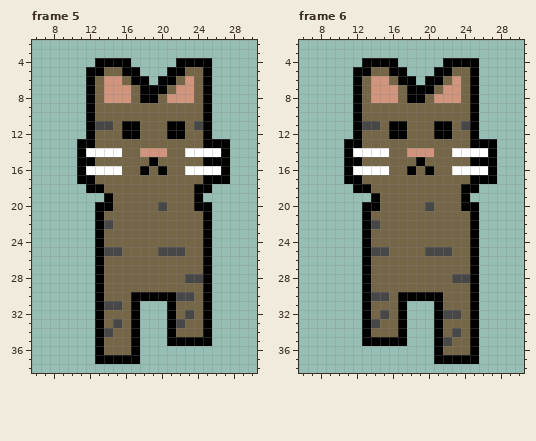
Animated GIF sprite -- resources/gifs/sesame_walking.gif. The first picture shows the starting point.
The file is 80x80 pixels, drawn in blocks of 2x2; one block is one cell here. Shown: frame 5: x 6..30, y 2..38; frame 6: x 6..30, y 2..38. The commit also changed other frames, which this record leaves out.
New version:
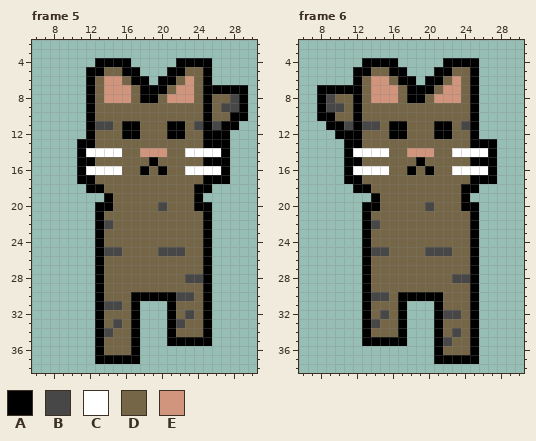
Palette (. is transparent): A #000000  B #474747  C #ffffff  D #756648  E #d1957d
From the commit log: Added tail to frames while Sesame walks down
Diff:
Frame 5:
y 7: x 26..29 .... -> AAAA
y 8: x 26..29 .... -> DDBA
y 9: x 26..29 .... -> DBBA
y 10: x 26..29 .... -> DDAA
y 11: x 26..28 ... -> BAA
y 12: x 26..27 .. -> AA
Frame 6:
y 7: x 8..11 .... -> AAAA
y 8: x 8..11 .... -> ABDD
y 9: x 8..11 .... -> ABBD
y 10: x 8..11 .... -> AADD
y 11: x 9..11 ... -> AAB
y 12: x 10..11 .. -> AA
